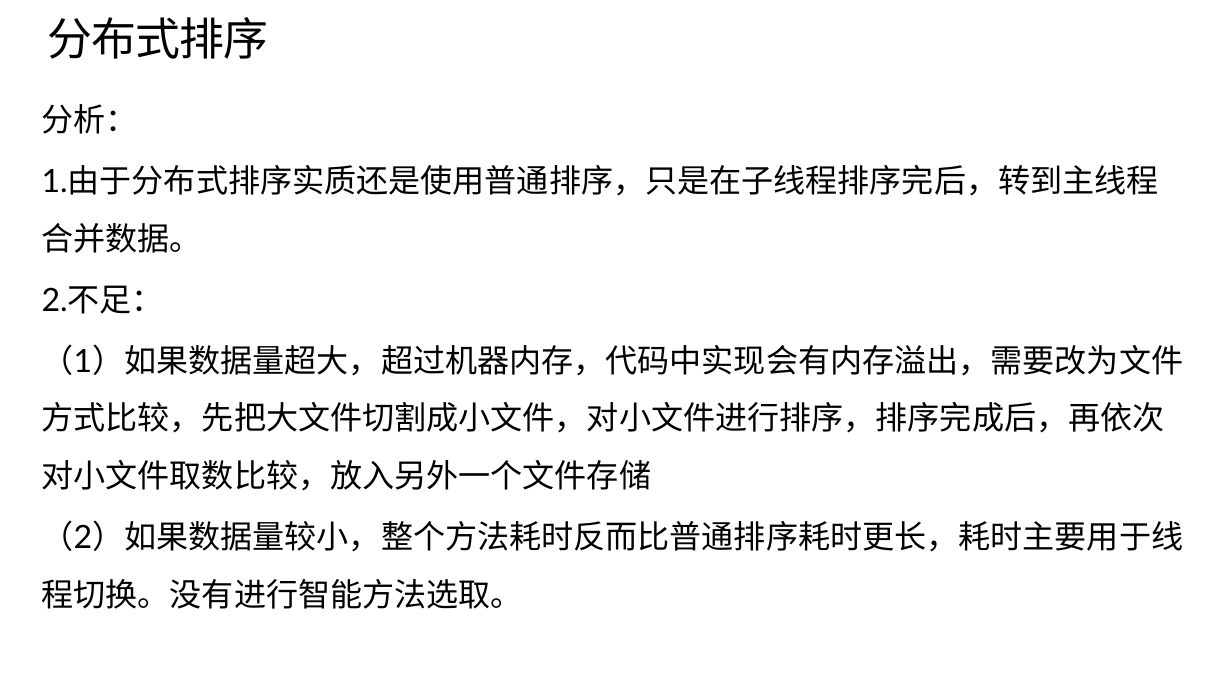
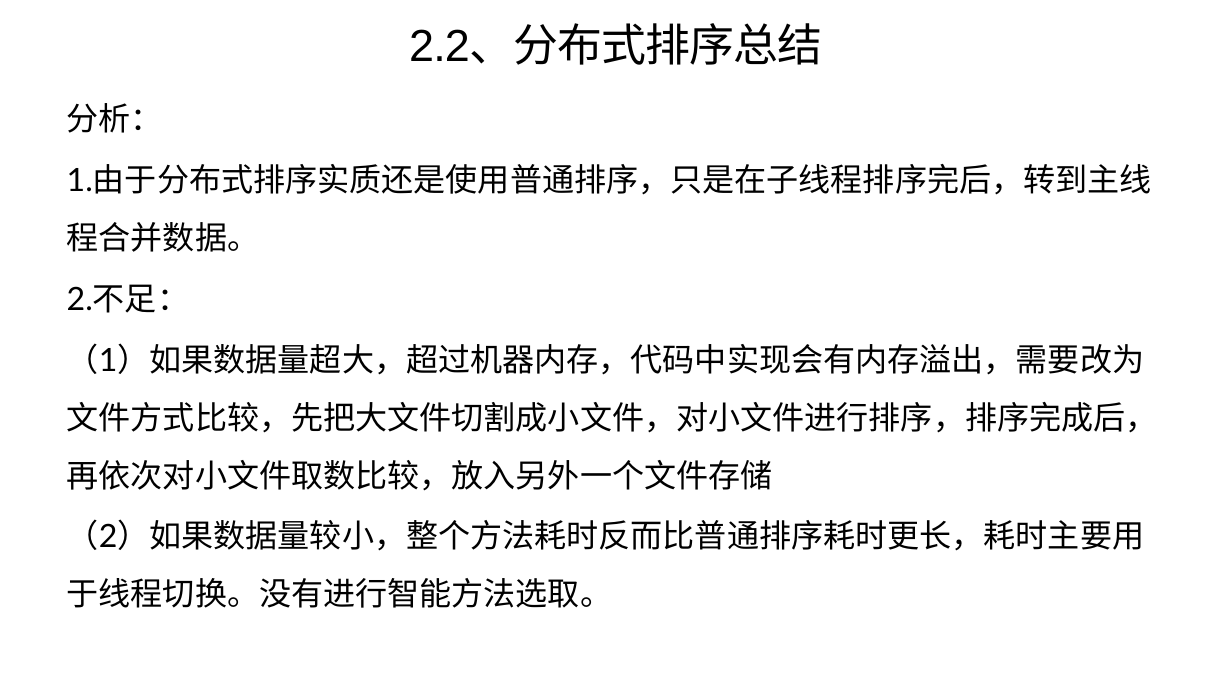
Before and after one commit to wanggy820/algorithm, a slide deck: slide 8 of 答辩报告.pptx. Drawn at 1232x693 pixels with LibreOffice and Linux fonts; fonts in the diff are those of the drawing. Boxes give left, top, right and bottom in pixels: in the first picture for what was removed or moved away, otherwise in the second. Text is boxed around its words. In the diff, an @@ line names an element or a change of style, - is before the commit and + after.

```diff
--- a/答辩报告.pptx
+++ b/答辩报告.pptx
@@ title at (409, 25, 823, 65): text changed @@
-分布式排序
+2.2、分布式排序总结
@@ text "分析：" rewrapped from (42, 104, 1184, 609) to (67, 103, 1158, 608) @@
```
Also in this commit, not shown: 7 other slides changed, 8 slides added, 1 other file.
